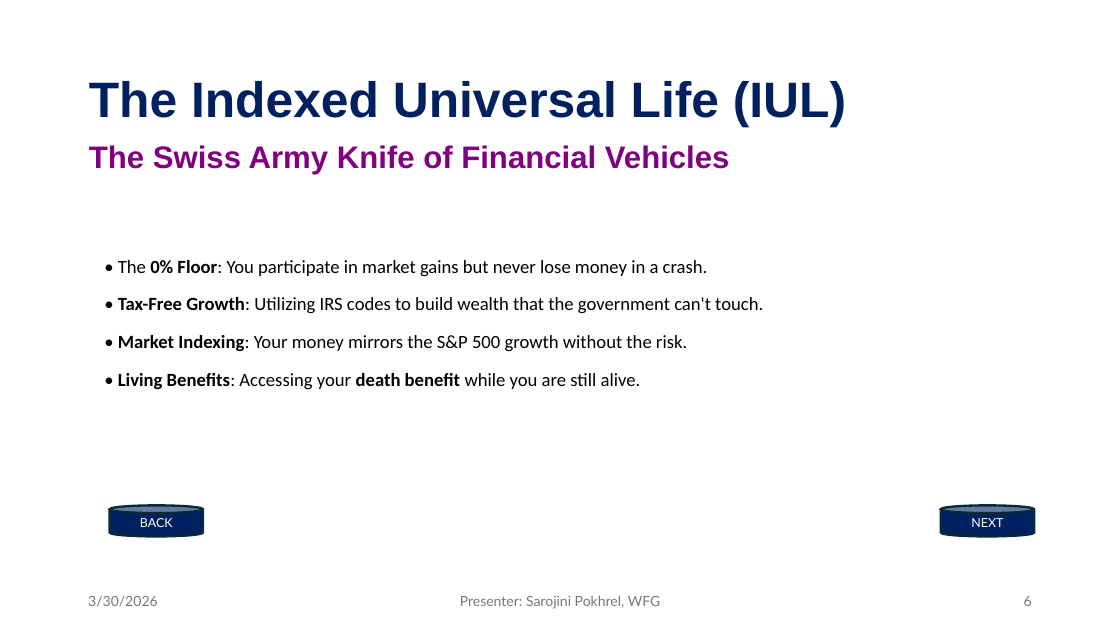
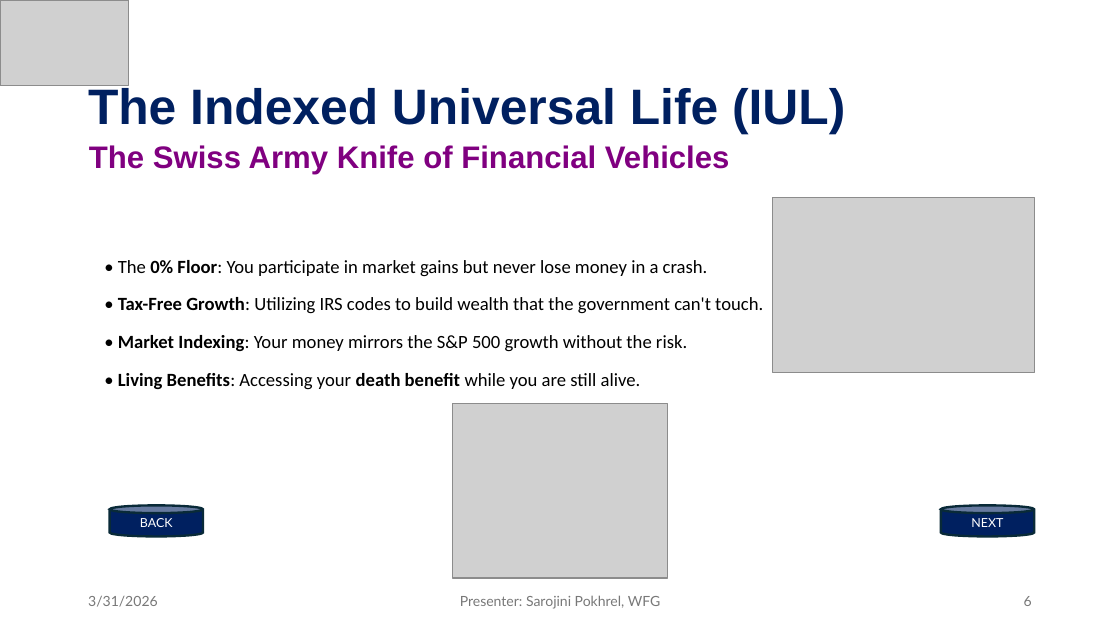
Before and after one commit to my1stgit/testgitrepo, a slide deck: slide 6 of Presentation1.pptm. Drawn at 1120x630 pixels with LibreOffice and Linux fonts; fonts in the diff are those of the drawing; grey boxes stand for pictures. Boxes give left, top, right and bottom in pixels: in the first picture for what was removed or moved away, otherwise in the second. Text is boxed around its words. In the diff, an @@ line names an element or a change of style, - is before the commit and + after.

```diff
--- a/Presentation1.pptm
+++ b/Presentation1.pptm
@@ picture added at [0, 0, 129, 85] @@
@@ text "The Indexed Universal Life (IUL)" rewrapped from [89, 81, 846, 127] to [88, 85, 845, 135] @@
@@ picture added at [773, 198, 1035, 373] @@
@@ picture added at [452, 403, 668, 578] @@
@@ text at [88, 596, 158, 607]: text changed @@
-3/30/2026
+3/31/2026
```
Also in this commit, not shown: 10 other slides changed, 4 other files.
